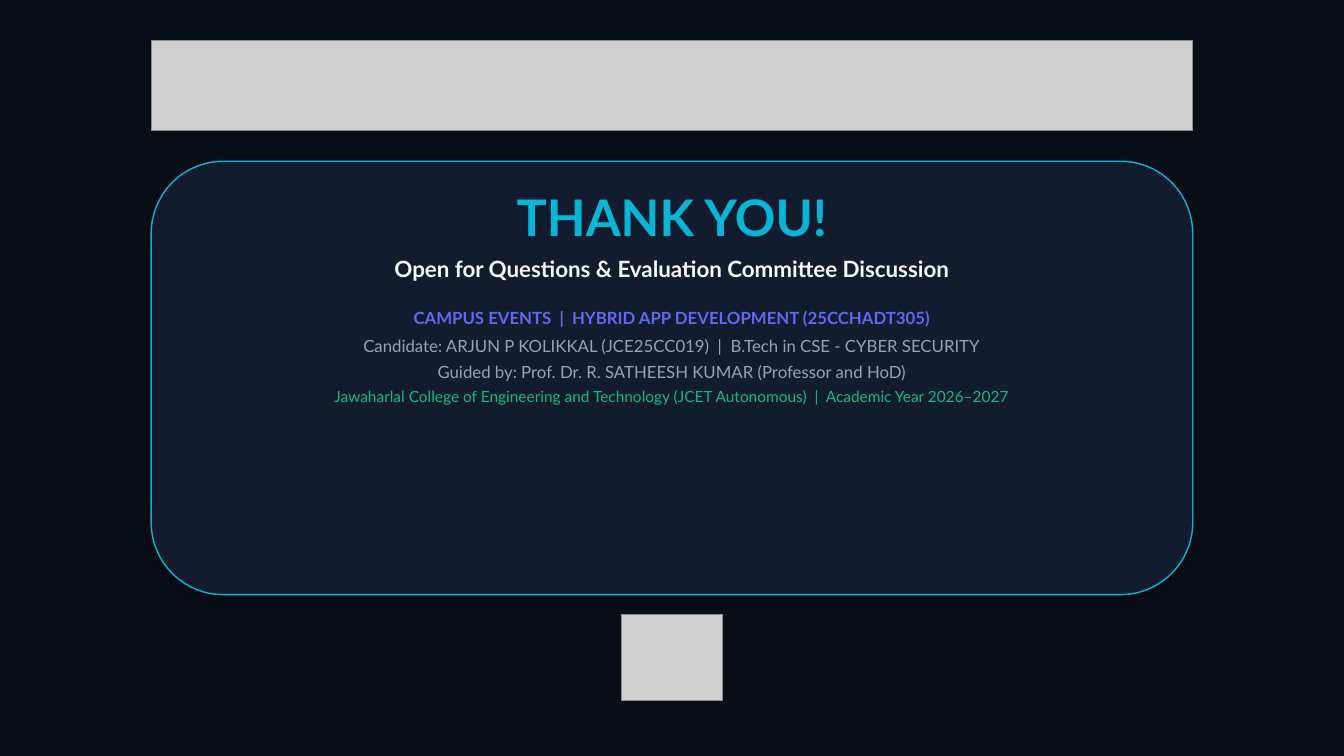
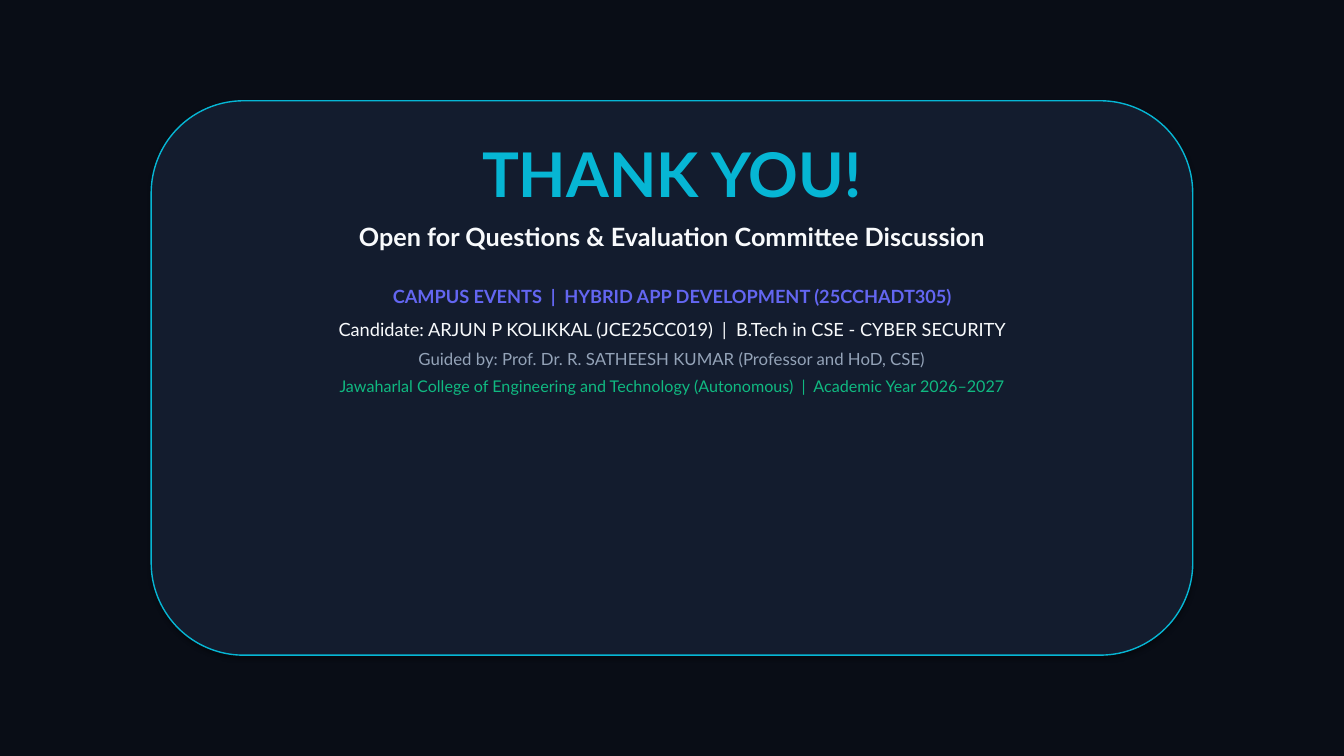
Before and after one commit to arjunak18/campus-events, a slide deck: slide 20 of CAMPUS_EVENTS_PRESENTATION.pptx. Drawn at 1344x756 pixels with LibreOffice and Linux fonts; fonts in the diff are those of the drawing; grey boxes stand for pictures. Boxes give left, top, right and bottom in pixels: in the first picture for what was removed or moved away, otherwise in the second. Text is boxed around its words. In the diff, an @@ line names an element or a change of style, - is before the commit and + after.

```diff
--- a/CAMPUS_EVENTS_PRESENTATION.pptx
+++ b/CAMPUS_EVENTS_PRESENTATION.pptx
@@ picture removed at (x1=151, y1=40, x2=1193, y2=131) @@
@@ rounded rectangle resized from (x1=151, y1=161, x2=1193, y2=595) to (x1=151, y1=101, x2=1193, y2=655) @@
@@ text "THANK YOU!" moved from (x1=334, y1=199, x2=1008, y2=405) to (x1=339, y1=152, x2=1006, y2=395) @@
@@ text at (x1=339, y1=152, x2=1006, y2=339): size 36 to 44 pt in "THANK YOU!"; size 16 to 18 pt in "Open for Questions & Evaluation Committee Discussion"; size 12 to 13 pt in "CAMPUS EVENTS | HYBRID APP DEVELOPMENT (25CCHADT305)", "Candidate: ARJUN P KOLIKKAL (JCE25CC019) | B.Tech ..."; text colour #94A3B8 to #F8FAFC in "Candidate: ARJUN P KOLIKKAL (JCE25CC019) | B.Tech ..."; more space between paragraphs @@
@@ text at (x1=340, y1=352, x2=1004, y2=395): text changed; size 11 to 11.5 pt @@
-Guided by: Prof. Dr. R. SATHEESH KUMAR (Professor and HoD)
-Jawaharlal College of Engineering and Technology (JCET Autonomous) | Academic Year 2026–2027
+Guided by: Prof. Dr. R. SATHEESH KUMAR (Professor and HoD, CSE)
+Jawaharlal College of Engineering and Technology (Autonomous) | Academic Year 2026–2027
@@ picture removed at (x1=622, y1=615, x2=723, y2=701) @@
```
Also in this commit, not shown: 1 other slide changed, 7 other files.
